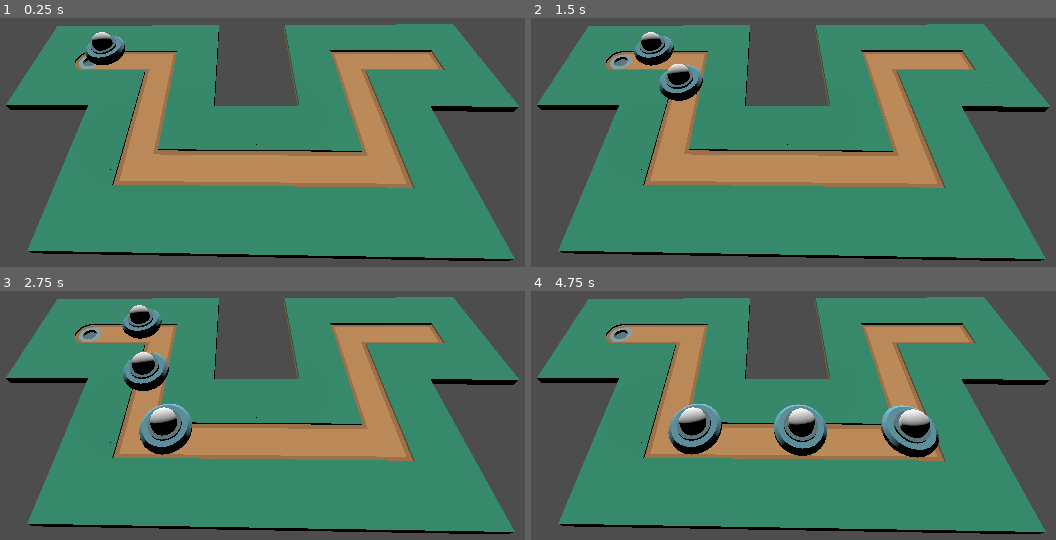
Above: before the commit, frames 1-4 (two rows, left to right).
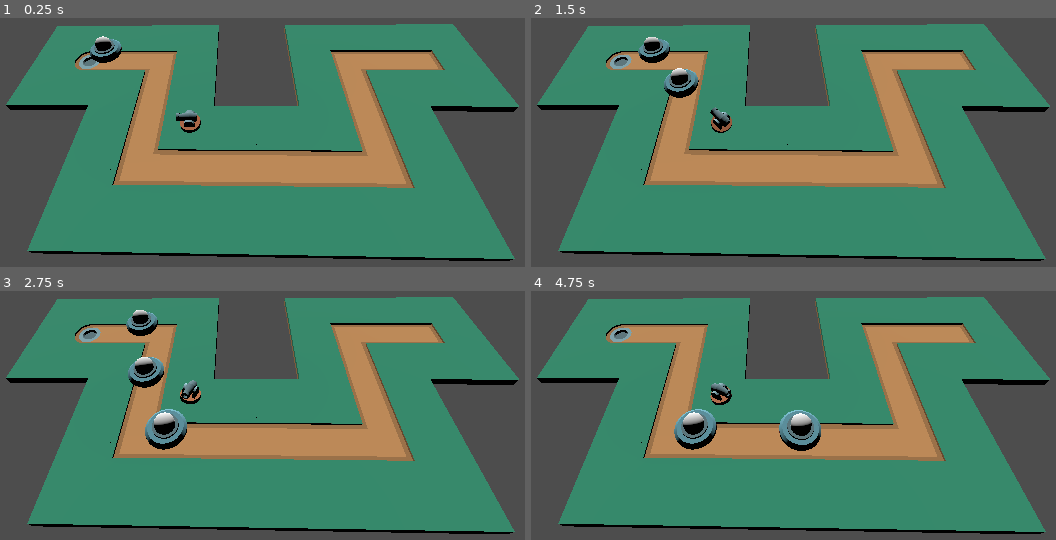
Above: after the commit, the same moments.

Repository: Anathek/towerdefense
Game: Godot game, scene res://Scenes/world.tscn
Same seed, same stepped clock (60 frames per second), same inputs: the game is played once before the commit and once after it. The project has no main scene, so this scene is started directly.
Inputs:
- Up to frame 1 (0.25 s): no input
- Up to frame 2 (1.5 s): no input
- Up to frame 3 (2.75 s): no input
- Up to frame 4 (4.75 s): no input

The runs differ from the first frame. In frame 1, 0.7% of the frame differs, in the area x 16-39%, y 5-47%; in frame 2, 1.3%; in frame 3, 2.6%; in frame 4, 4.5%, in the area x 26-78%, y 36-68%.

Commit message:
Cannon
cannon, shooting and damage implemented

Diff:
--- a/Mobs/ufo.tscn
+++ b/Mobs/ufo.tscn
@@ -8,7 +8,8 @@
 
 [node name="UFO" type="PathFollow3D"]
 
-[node name="Enemy" type="CharacterBody3D" parent="."]
+[node name="Enemy" type="CharacterBody3D" parent="." groups=["Enemy"]]
+transform = Transform3D(0.8, 0, 0, 0, 0.8, 0, 0, 0, 0.8, 0, 0, 0)
 script = ExtResource("1_bvh0i")
 
 [node name="MeshInstance3D" type="MeshInstance3D" parent="Enemy"]
--- /dev/null
+++ b/Scenes/bullet.tscn
@@ -0,0 +1,33 @@
+[gd_scene load_steps=6 format=3 uid="uid://44im0gxjtn3x"]
+
+[ext_resource type="Script" path="res://Scripts/Bullet.gd" id="1_236de"]
+
+[sub_resource type="StandardMaterial3D" id="StandardMaterial3D_m8jef"]
+albedo_color = Color(0, 0, 0, 0.196078)
+
+[sub_resource type="SphereMesh" id="SphereMesh_ynq5n"]
+material = SubResource("StandardMaterial3D_m8jef")
+
+[sub_resource type="BoxShape3D" id="BoxShape3D_5b52i"]
+
+[sub_resource type="BoxShape3D" id="BoxShape3D_wxmv1"]
+size = Vector3(1.51068, 1.33173, 1)
+
+[node name="Bullet" type="CharacterBody3D"]
+transform = Transform3D(0.2, 0, 0, 0, 0.2, 0, 0, 0, 0.2, 0, 0, 0)
+script = ExtResource("1_236de")
+
+[node name="CSGMesh3D" type="CSGMesh3D" parent="."]
+transform = Transform3D(-4.37114e-08, -1, 0, 1, -4.37114e-08, 0, 0, 0, 1, 0, 0, 0)
+mesh = SubResource("SphereMesh_ynq5n")
+
+[node name="CollisionShape3D" type="CollisionShape3D" parent="."]
+shape = SubResource("BoxShape3D_5b52i")
+
+[node name="Collision" type="Area3D" parent="."]
+
+[node name="CollisionShape3D" type="CollisionShape3D" parent="Collision"]
+transform = Transform3D(1, 0, 0, 0, 1, 0, 0, 0, 1, 0.0560608, -0.0209656, 0)
+shape = SubResource("BoxShape3D_wxmv1")
+
+[connection signal="body_entered" from="Collision" to="." method="_on_collision_body_entered"]
--- /dev/null
+++ b/Scenes/cannon.tscn
@@ -0,0 +1,37 @@
+[gd_scene load_steps=5 format=3 uid="uid://chxqh7s3gywl1"]
+
+[ext_resource type="ArrayMesh" uid="uid://bbru8fxps8wag" path="res://Models/weapon_cannon.obj" id="1_ev3wx"]
+[ext_resource type="Script" path="res://Scripts/Cannon.gd" id="1_kplai"]
+
+[sub_resource type="BoxShape3D" id="BoxShape3D_s2tca"]
+
+[sub_resource type="SphereShape3D" id="SphereShape3D_r6gy1"]
+radius = 1.5
+
+[node name="Cannon" type="StaticBody3D"]
+transform = Transform3D(1, 0, 0, 0, 1, 0, 0, 0, 1, 0.5, 0.2, 0.5)
+script = ExtResource("1_kplai")
+
+[node name="WeaponCannon" type="MeshInstance3D" parent="."]
+transform = Transform3D(-1, 0, -8.74228e-08, 0, 1, 0, 8.74228e-08, 0, -1, 0, 0, 0)
+mesh = ExtResource("1_ev3wx")
+
+[node name="Marker" type="Marker3D" parent="WeaponCannon"]
+transform = Transform3D(1, 0, 0, 0, 1, 0, 0, 0, 1, 0, 0.267222, 0.260877)
+
+[node name="CollisionShape3D" type="CollisionShape3D" parent="."]
+transform = Transform3D(1, 0, 0, 0, 0.1, 0, 0, 0, 1, 0, 0, 0)
+shape = SubResource("BoxShape3D_s2tca")
+
+[node name="MobDetector" type="Area3D" parent="."]
+
+[node name="CollisionShape3D" type="CollisionShape3D" parent="MobDetector"]
+shape = SubResource("SphereShape3D_r6gy1")
+
+[node name="BulletContainer" type="Node" parent="."]
+
+[node name="ShootingCooldown" type="Timer" parent="."]
+
+[connection signal="body_entered" from="MobDetector" to="." method="_on_mob_detector_body_entered"]
+[connection signal="body_exited" from="MobDetector" to="." method="_on_mob_detector_body_exited"]
+[connection signal="timeout" from="ShootingCooldown" to="." method="_on_shooting_cooldown_timeout"]
--- a/Scenes/world.tscn
+++ b/Scenes/world.tscn
@@ -6,6 +6,7 @@
 [ext_resource type="PackedScene" uid="uid://bnkxv5g1fm1wh" path="res://Tiles/tile_straight.tscn" id="3_vaa4k"]
 [ext_resource type="PackedScene" uid="uid://cswprfpf5wad5" path="res://Tiles/tile_end.tscn" id="4_5jhr8"]
 [ext_resource type="PackedScene" uid="uid://col0fdj11xo2g" path="res://Tiles/tile_grass.tscn" id="5_tg1i3"]
+[ext_resource type="PackedScene" uid="uid://chxqh7s3gywl1" path="res://Scenes/cannon.tscn" id="7_k5ce8"]
 
 [sub_resource type="Curve3D" id="Curve3D_sn721"]
 _data = {
@@ -196,4 +197,7 @@
 [node name="DirectionalLight3D" type="DirectionalLight3D" parent="."]
 transform = Transform3D(0.413933, 0.340015, -0.844422, 0.437191, 0.739384, 0.51203, 0.798451, -0.58112, 0.157404, -4.47505, 3.48619, -4.82987)
 
+[node name="Cannon" parent="." instance=ExtResource("7_k5ce8")]
+transform = Transform3D(-1, 0, 8.74228e-08, 0, 1, 0, -8.74228e-08, 0, -1, 2.5, 0.2, -2.5)
+
 [connection signal="timeout" from="SpawnTimer" to="." method="_on_spawn_timer_timeout"]
--- /dev/null
+++ b/Scripts/Bullet.gd
@@ -0,0 +1,19 @@
+extends CharacterBody3D
+
+var target : CharacterBody3D
+var speed : int = 10
+var bullet_damage : int
+
+func _physics_process(delta):
+	if is_instance_valid(target):
+		velocity = global_position.direction_to(target.global_position) * speed
+		look_at(target.global_position)
+
+		move_and_slide()
+	else:
+		queue_free()
+
+func _on_collision_body_entered(body):
+	if body.is_in_group("Enemy"):
+		body.take_damage(bullet_damage)
+		queue_free()
--- /dev/null
+++ b/Scripts/Cannon.gd
@@ -0,0 +1,52 @@
+extends StaticBody3D
+
+var bullet : PackedScene = preload("res://Scenes/bullet.tscn")
+var bullet_damage : int = 5
+var current_targets : Array = []
+var curr : CharacterBody3D
+var can_shoot : bool = true
+
+func _process(delta):
+	if is_instance_valid(curr):
+		look_at(curr.global_position)
+		if can_shoot:
+			shoot()
+			can_shoot = false
+			$ShootingCooldown.start()
+	else:
+		for i in get_node("BulletContainer").get_child_count():
+			get_node("BulletContainer").get_child(i).queue_free()
+
+func shoot() -> void:
+	var temp_bullet : CharacterBody3D = bullet.instantiate()
+	temp_bullet.target = curr
+	temp_bullet.bullet_damage = bullet_damage
+	get_node("BulletContainer").add_child(temp_bullet)
+	temp_bullet.global_position = $WeaponCannon/Marker.global_position
+
+func choose_target(_current_targets : Array) -> void:
+	var temp_array : Array = _current_targets
+	var current_target : CharacterBody3D = null
+	for i in temp_array:
+		if current_target == null:
+			current_target = i
+		else:
+			if i.get_parent().get_progress() > current_target.get_parent().get_progress():
+				current_target = i
+
+	curr = current_target
+
+func _on_mob_detector_body_entered(body):
+	if body.is_in_group("Enemy"):
+		current_targets.append(body)
+		choose_target(current_targets)
+
+
+func _on_mob_detector_body_exited(body):
+	if body.is_in_group("Enemy"):
+		current_targets.erase(body)
+		choose_target(current_targets)
+
+
+func _on_shooting_cooldown_timeout():
+	can_shoot = true
--- a/Scripts/Enemy.gd
+++ b/Scripts/Enemy.gd
@@ -10,3 +10,9 @@
 
 	if Path.get_progress_ratio() >= 0.99:
 		Path.queue_free()
+
+func take_damage(damage):
+	health -= damage
+
+	if health <= 0:
+		queue_free()
Not shown: 1 places in Scenes/world.tscn that only renumber resources
